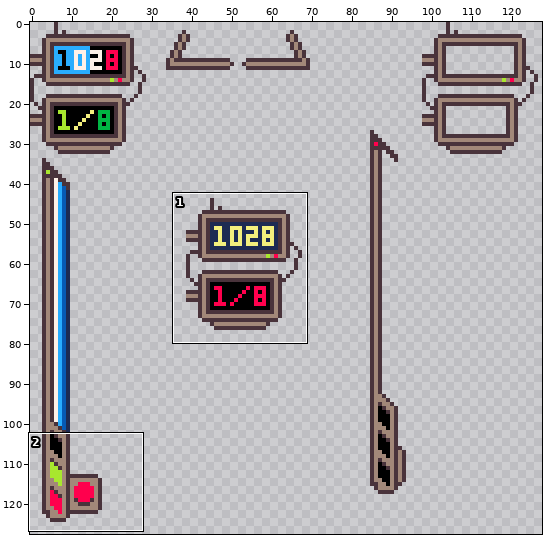
File history of a pixel-art file, artwork/UI_Elements_Aseprite.aseprite. The picture above shows the old version from afar; the outline marks the close-up.
Close-up. Before the edit:
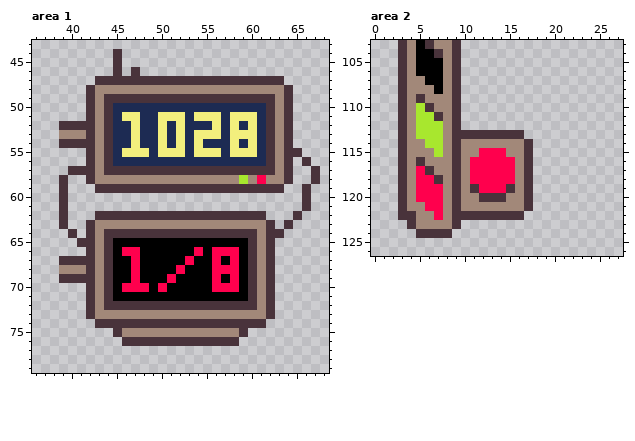
128x128 pixels, 1 frame. Shown: area 1: x 36..68, y 43..79; area 2: x 0..27, y 103..126.
Now the later version:
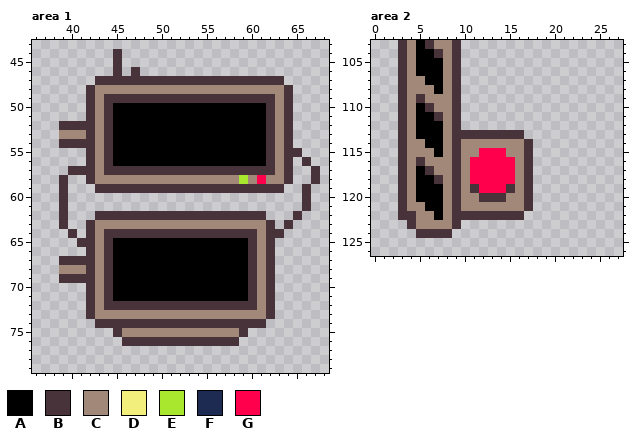
Palette (. is transparent): A #000000  B #49333b  C #a28879  D #f3ef7d  E #a8e72e  F #1d2b53  G #ff004d
Diff:
layer "export" added
Changed rows in their new state; - is an unchanged pixel.
Area 1, layer "export":
first column x 45:
50 AAAAAAAAAAAAAAAAA
51 AAAAAAAAAAAAAAAAA
52 AAAAAAAAAAAAAAAAA
53 AAAAAAAAAAAAAAAAA
54 AAAAAAAAAAAAAAAAA
55 AAAAAAAAAAAAAAAAA
56 AAAAAAAAAAAAAAAAA
first column x 46:
66 AA------A-AAA
67 -A-----A--A-A
68 -A----A---AAA
69 -A---A----A-A
70 AAA-A-----AAA
Area 2, layer "export":
first column x 5:
110 A--
111 AA-
112 AAA
113 AAA
114 -AA
115 --A
117 A--
118 AA-
119 AAA
120 AAA
121 -AA
122 --A
Pixel boxes of the changes (left, top, right, bottom) in both close-ups:
changed: (113, 103, 266, 166)
changed: (122, 247, 239, 292)
changed: (416, 103, 443, 220)
